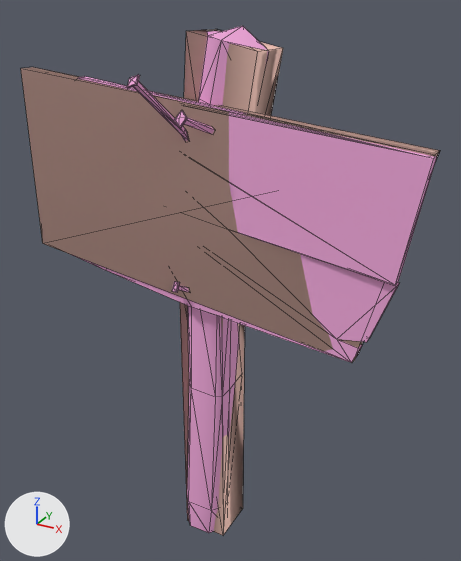
What one commit did to the Blender file src/props_mining/sign001.blend.
Camera for both pictures: a camera (50 mm lens) standing at (35.4, -58.5, 69.4) and looking at (1.4, 3.3, 38.5). The axes (+X, +Y, +Z) are drawn at lower left. The lights are the same throughout. Mesh edges are drawn as thin lines.

Before the edit, the objects in view are built like this:
```python
mat_phy = diffuse_material('  phy')
mat_phy.base_color = (0.86, 0.546, 0.475)  # beige #efc3b7
mat_sign001 = diffuse_material('sign001')
mat_sign001.base_color = (0.893, 0.405, 0.719)  # pink #f3abdc
me_sign001_physics = bpy.data.meshes.new('sign001_physics')
me_sign001_physics.from_pydata(...)  # 20 vertices, 36 faces; spans x -24.5..24.2, y -1.0..7.0, z 0.0..66.5
me_sign001_physics.materials.append(mat_phy)  # beige #efc3b7
me_sign001_reference = bpy.data.meshes.new('sign001_reference')
me_sign001_reference.from_pydata(...)  # 158 vertices, 286 faces; spans x -24.4..24.4, y -7.2..7.2, z 0.0..67.0
me_sign001_reference.materials.append(mat_sign001)  # pink #f3abdc
ob_sign001_physics = bpy.data.objects.new('sign001_physics', me_sign001_physics)
ob_sign001_physics.location = (0.0, 0.0, 0.0)
ob_sign001_reference = bpy.data.objects.new('sign001_reference', me_sign001_reference)
ob_sign001_reference.location = (0.0, 0.0, 0.0)
```
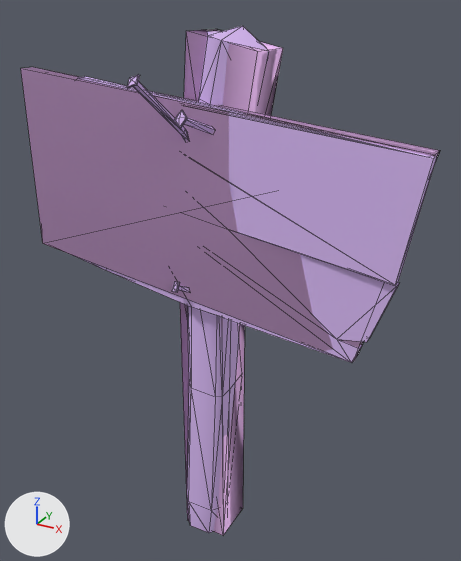
Changed parts and their boxes [x1, y1, x2, y2] in the pictures (461 x 561 px):
'sign001_physics', recoloured: [21, 29, 440, 535] in both
'sign001_reference', recoloured (pink to purple): [68, 26, 437, 533] in both

Edits to the bpy script that builds the scene:
```text
Change mat_sign001:
    mat_sign001.base_color: (0.893, 0.405, 0.719) -> (0.693, 0.49, 0.902)  # pink #f3abdc -> purple #d9baf4
Change mat_phy:
    mat_phy.base_color: (0.86, 0.546, 0.475) -> (0.893, 0.546, 0.969)  # beige #efc3b7 -> purple #f3c3fb
```
